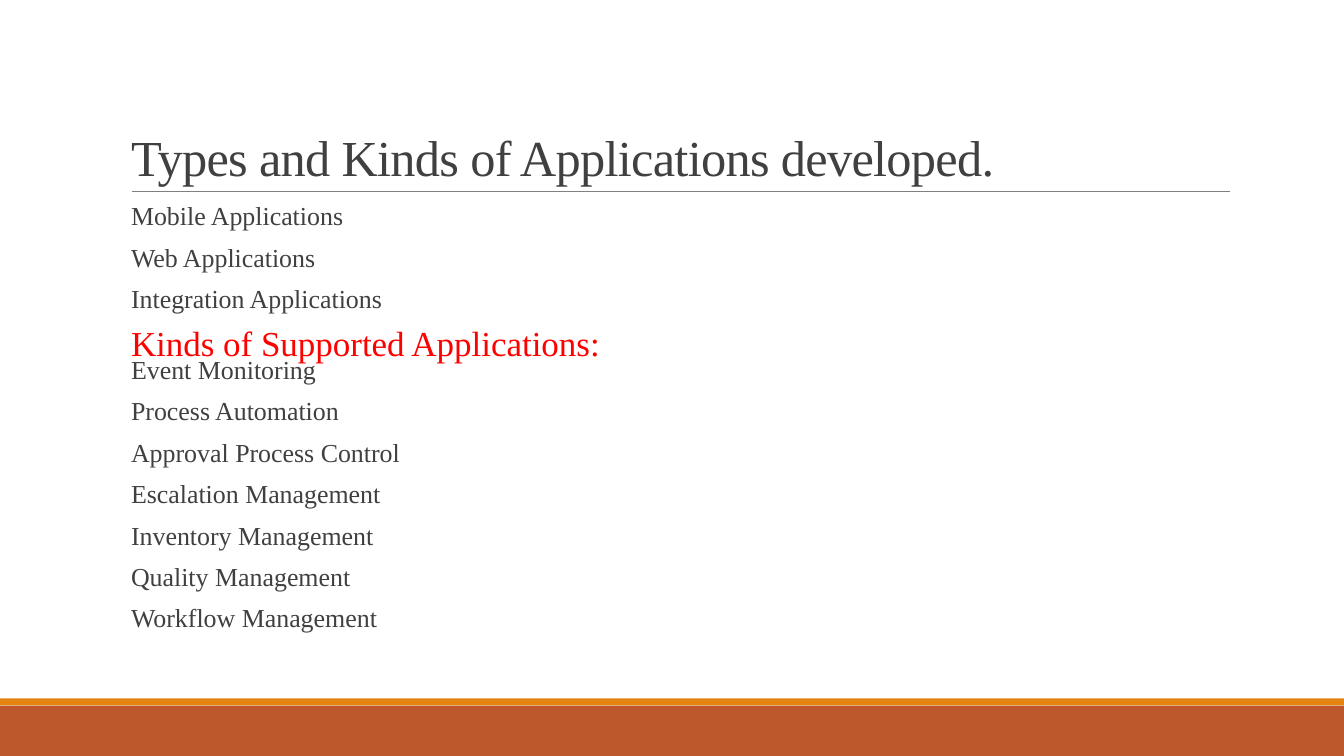
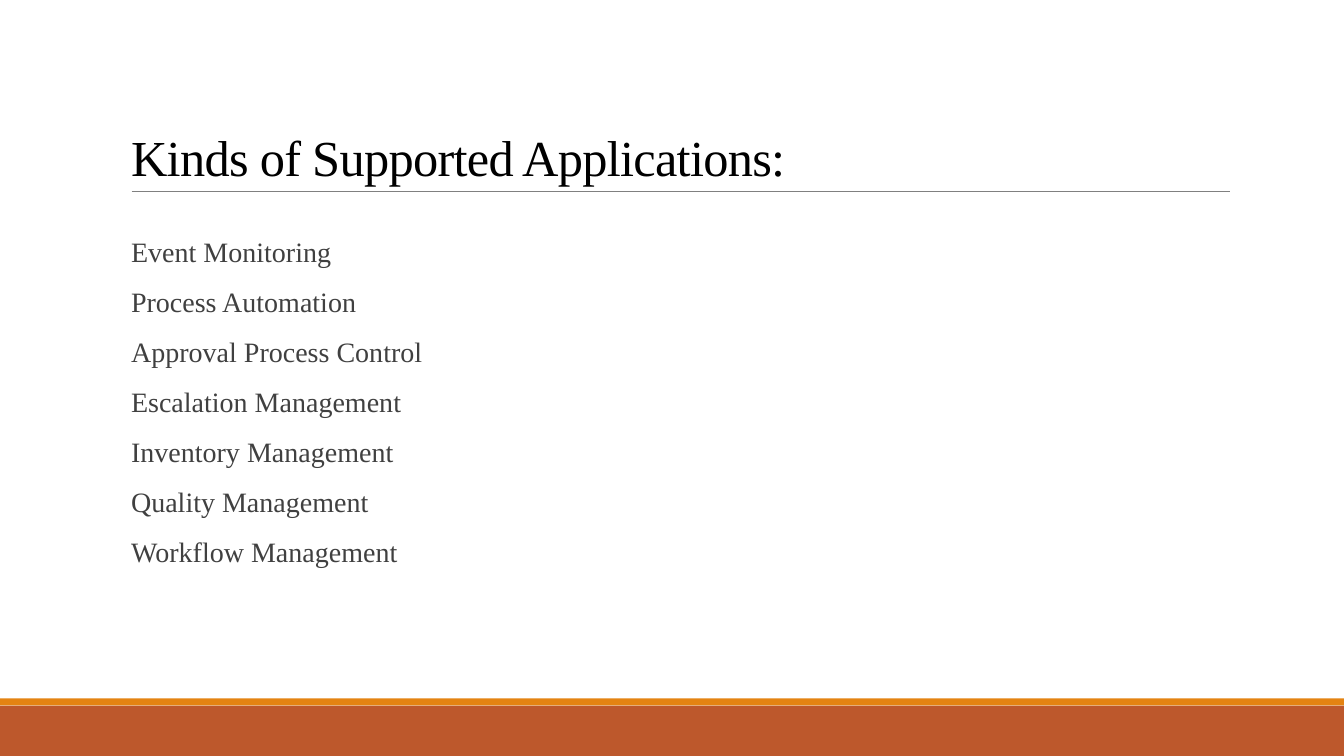
Before and after one commit to Ravishka123/Lectures_And_Talks, a slide deck: slide 18 of No-Code_Low-Code Development/No-Code_Low-Code Development.pptx (slide 9 before the commit). Drawn at 1344x756 pixels with LibreOffice and Linux fonts; fonts in the diff are those of the drawing. Boxes give left, top, right and bottom in pixels: in the first picture for what was removed or moved away, otherwise in the second. Text is boxed around its words. In the diff, an @@ line names an element or a change of style, - is before the commit and + after.

```diff
--- a/No-Code_Low-Code Development/No-Code_Low-Code Development.pptx
+++ b/No-Code_Low-Code Development/No-Code_Low-Code Development.pptx
@@ title at [131,140,785,186]: text changed; text colour #404040 to #000000 @@
-Types and Kinds of Applications developed.
+Kinds of Supported Applications:
@@ text at [131,243,331,268]: text changed; size 18.5 to 20 pt @@
-  Mobile Applications
-  Web Applications
-  Integration Applications
-  Kinds of Supported Applications:
-  Event Monitoring
+  Event Monitoring
@@ text at [131,293,423,567]: size 18.5 to 20 pt in "Process Automation", "Approval Process Control", "Escalation Management", "Inventory Management" and 2 more places; line spacing 0.7 to 0.9 @@
```
Also in this commit, not shown: 4 other slides changed, 13 slides added, 7 slides removed, 1 other file.
